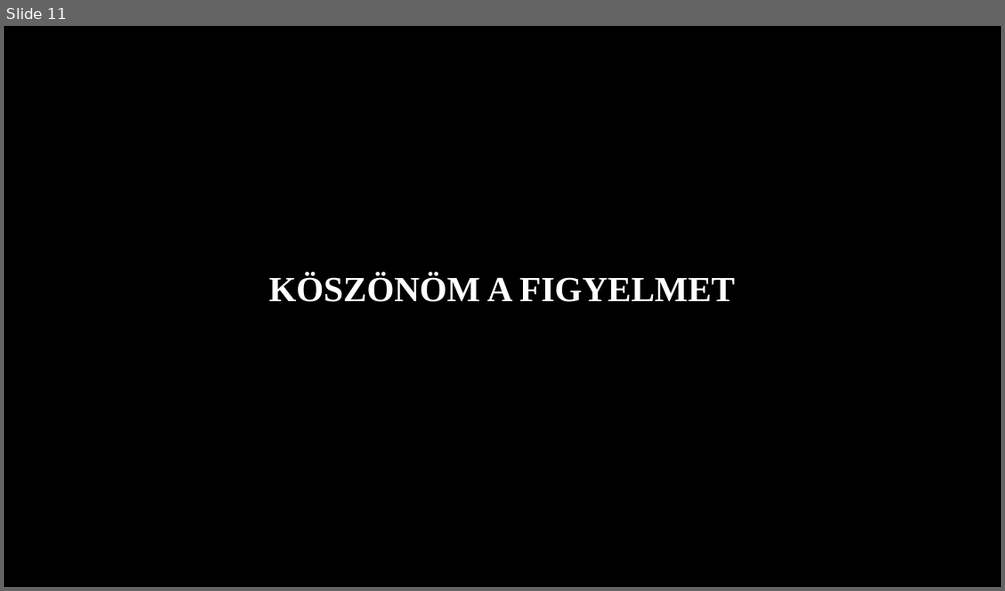
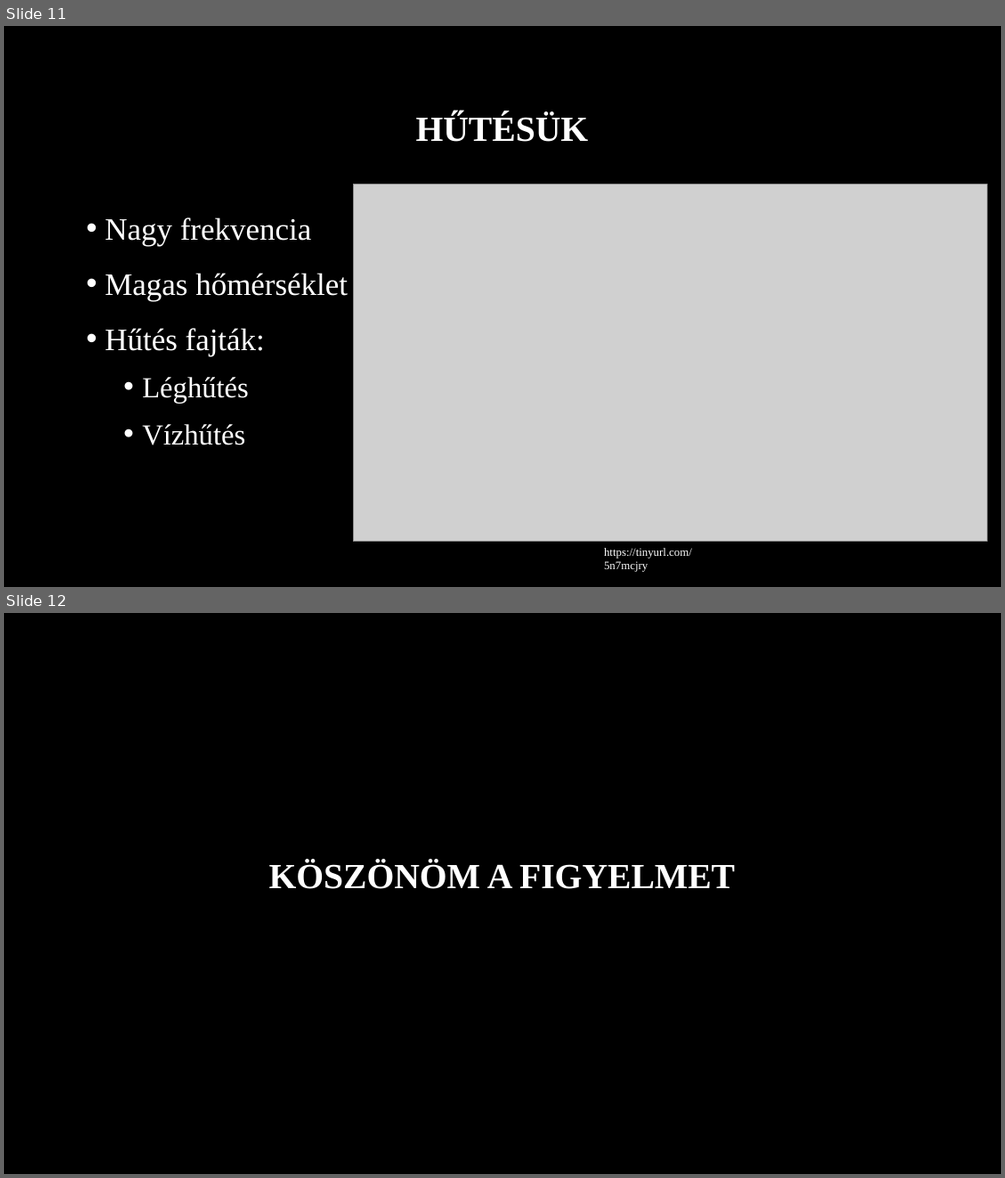
Before and after one commit to MszrsRicsi/Paprika, a slide deck: Processzorok.pptx. Shown one above the other, each under a label of ours: slide 11 before the commit, slides 11 and 12 after it. The pictures are 1005x591 and 1005x1178 pixels, drawn with LibreOffice and Linux fonts; fonts in the diff are those of the drawing; grey boxes stand for pictures; background and template pictures are left out. Boxes give left, top, right and bottom in pixels: in the first picture for what was removed or moved away, otherwise in the second. Text is boxed around its words. In the diff, an @@ line names an element or a change of style, - is before the commit and + after.

```diff
--- a/Processzorok.pptx
+++ b/Processzorok.pptx
@@ slide 11 added at [4, 26, 1001, 587], background picture (left out) @@
@@ title added at [416, 113, 589, 142], 34 pt, text #FFFFFF, bold @@
+HŰTÉSÜK
@@ picture added at [353, 184, 987, 541] @@
@@ text added at [105, 217, 348, 445], 30 pt, text #FFFFFF @@
+• Nagy frekvencia
+• Magas hőmérséklet
+• Hűtés fajták:
+  • Léghűtés
+  • Vízhűtés
@@ text added at [604, 548, 692, 572], 11 pt, text #FFFFFF @@
+https://tinyurl.com/5n7mcjry
@@ what was slide 11 is now slide 12 @@
```
Also in this commit, not shown: 1 slide changed.
